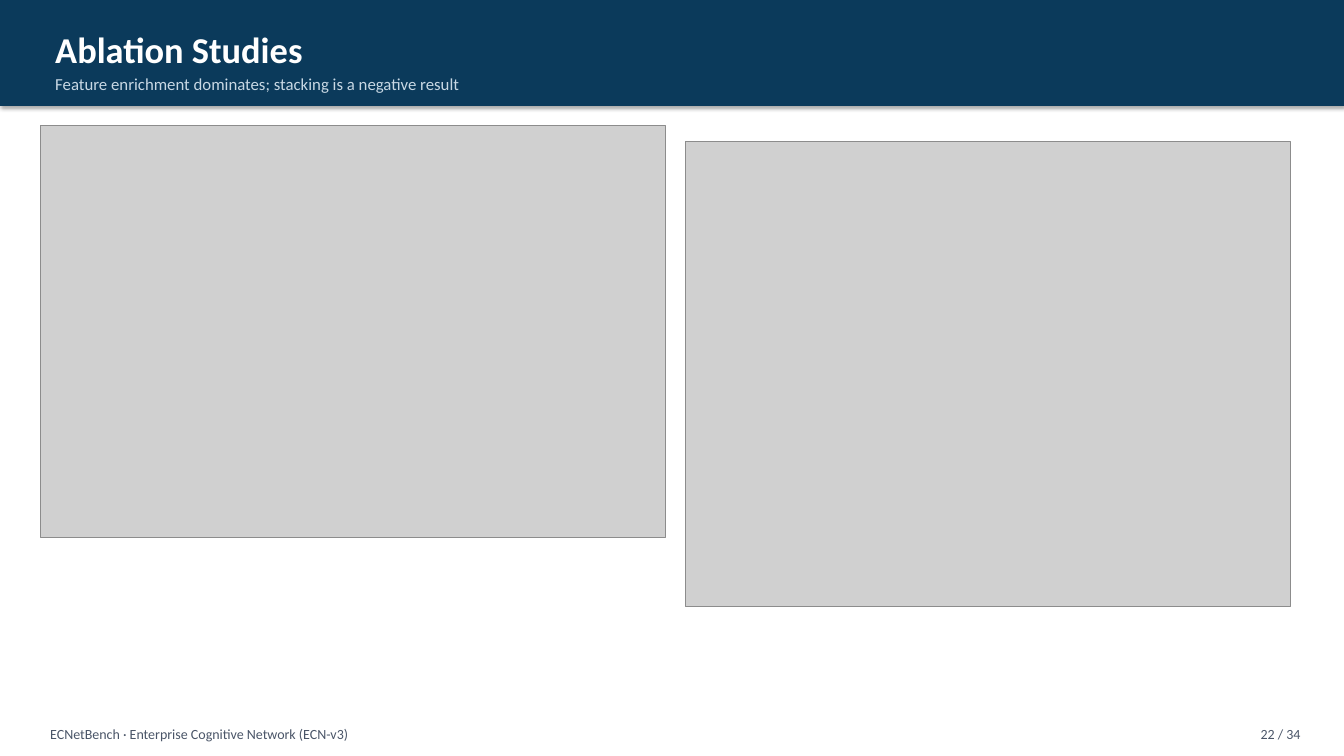
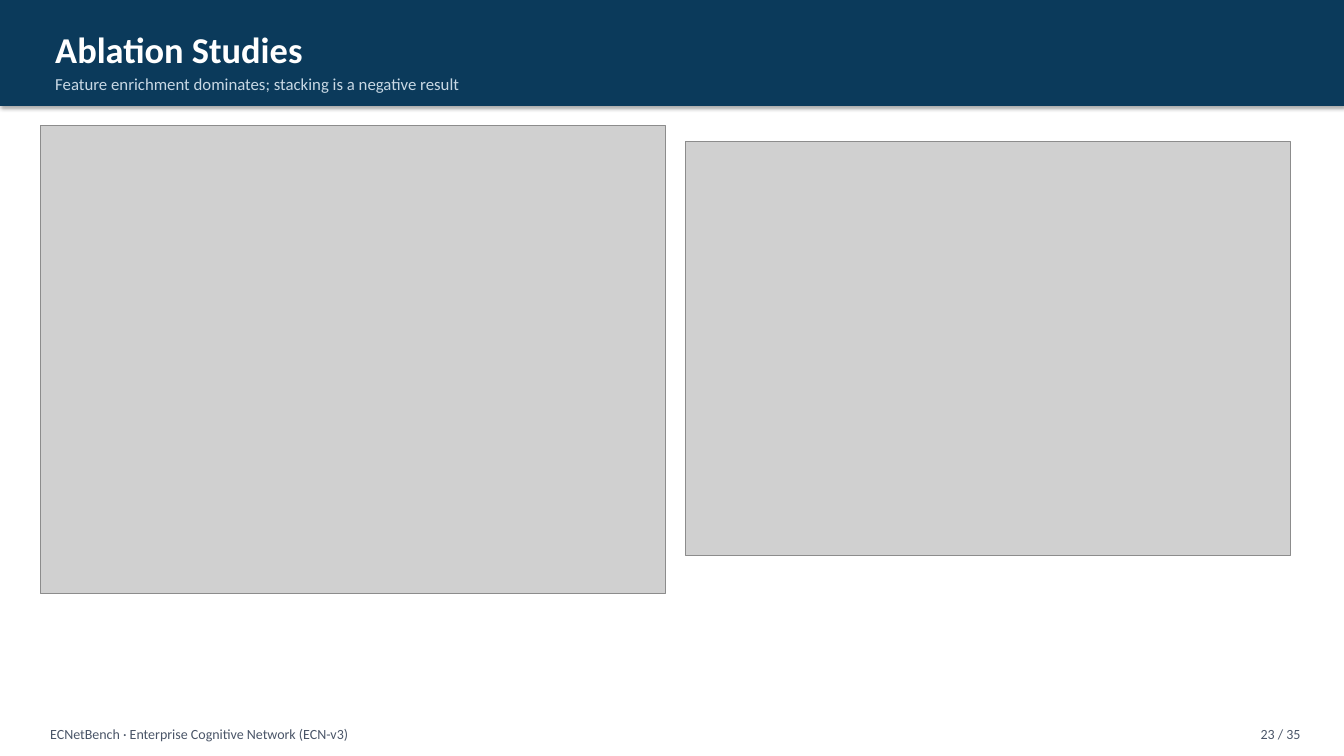
Before and after one commit to Audrey2023uh/Network-Multi-Agent, a slide deck: slide 23 of presentation/Network_Journal_Presentation.pptx (slide 22 before the commit). Drawn at 1344x756 pixels with LibreOffice and Linux fonts; fonts in the diff are those of the drawing; grey boxes stand for pictures. Boxes give left, top, right and bottom in pixels: in the first picture for what was removed or moved away, otherwise in the second. Text is boxed around its words. In the diff, an @@ line names an element or a change of style, - is before the commit and + after.

```diff
--- a/presentation/Network_Journal_Presentation.pptx
+++ b/presentation/Network_Journal_Presentation.pptx
@@ picture: place and size @@
-picture at <box>40,126,665,537</box>
+picture at <box>40,126,665,594</box>
@@ picture: place and size @@
-picture at <box>686,141,1291,607</box>
+picture at <box>686,141,1291,556</box>
@@ text at <box>1261,730,1300,739</box>: text changed @@
-22 / 34
+23 / 35
```
Also in this commit, not shown: 32 other slides changed, 1 slide added, 18 other files.
